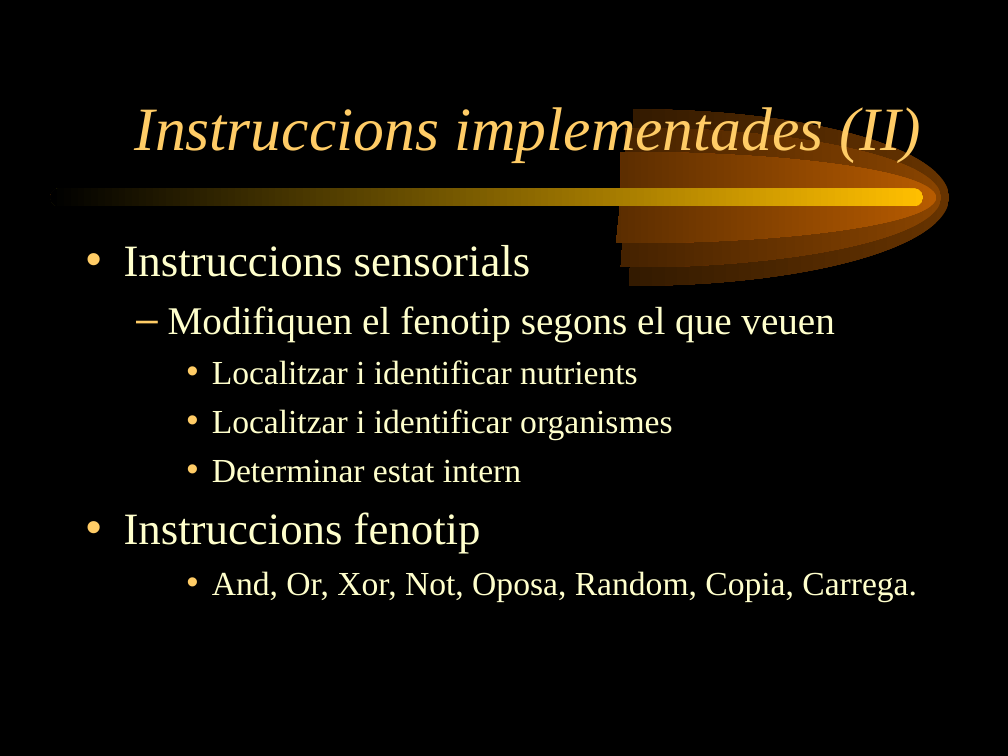
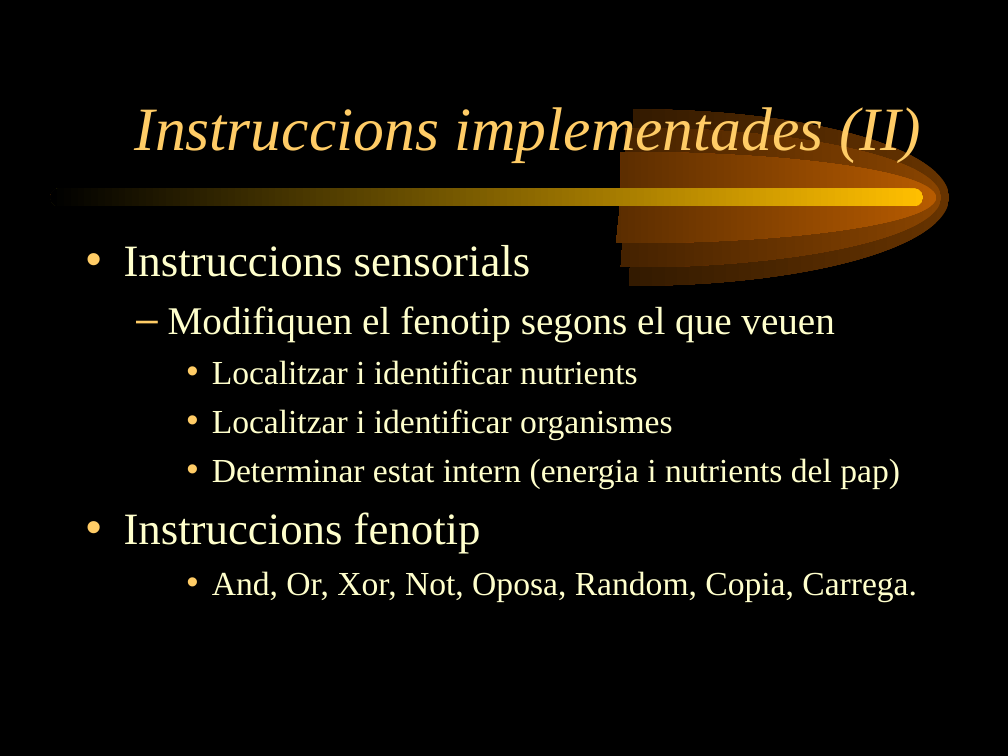
Before and after one commit to vokimon/bioscena, a slide deck: slide 18 of manual/Presentacio.ppt (slide 16 before the commit). Drawn at 1008x756 pixels with LibreOffice and Linux fonts; fonts in the diff are those of the drawing. Boxes give left, top, right and bottom in pixels: in the first picture for what was removed or moved away, otherwise in the second. Text is boxed around its words. In the diff, an @@ line names an element or a change of style, - is before the commit and + after.

```diff
--- a/manual/Presentacio.ppt
+++ b/manual/Presentacio.ppt
@@ text at box(212, 458, 900, 488): text changed @@
-    • Determinar estat intern
+    • Determinar estat intern (energia i nutrients del pap)
```
Also in this commit, not shown: 3 other slides changed, 2 slides added, 4 other files.
